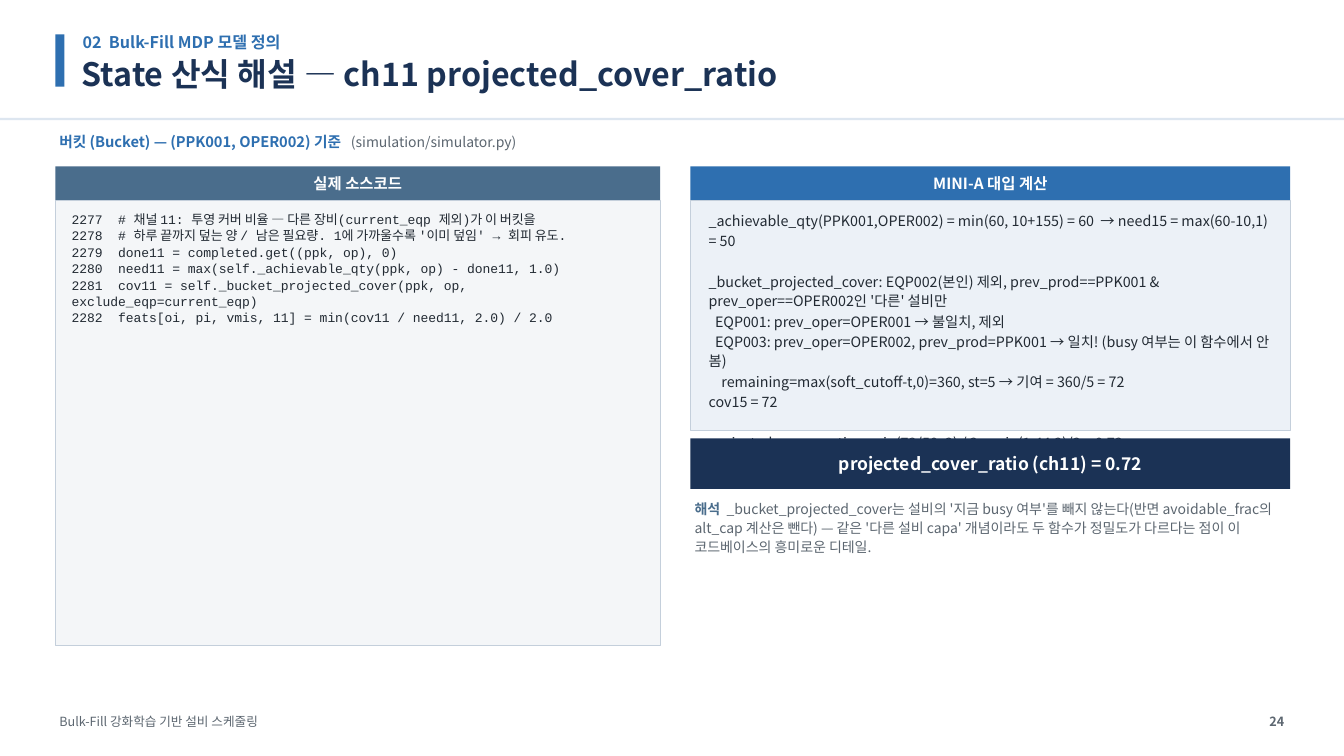
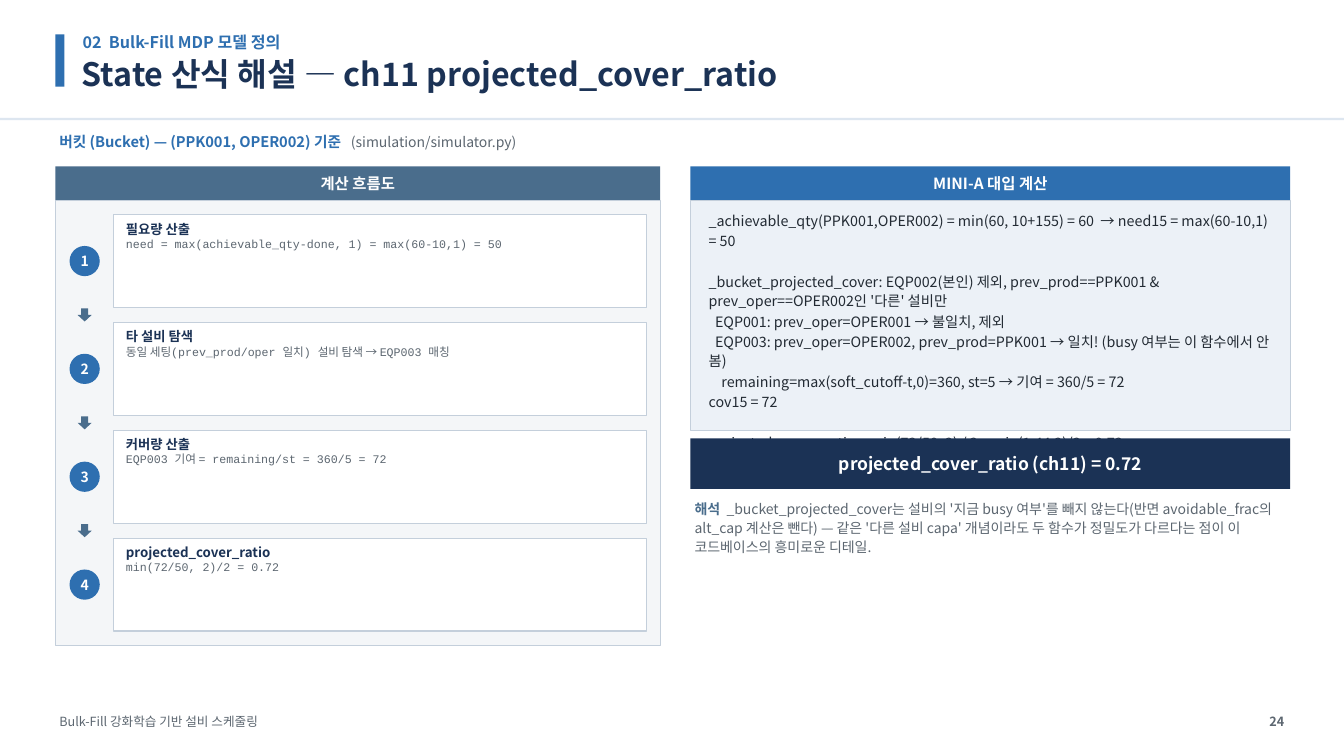
Before and after one commit to relighting123/pjt_scheduling, a slide deck: slide 24 of docs/스케줄링_발표자료.pptx. Drawn at 1344x756 pixels with LibreOffice and Linux fonts; fonts in the diff are those of the drawing. Boxes give left, top, right and bottom in pixels: in the first picture for what was removed or moved away, otherwise in the second. Text is boxed around its words. In the diff, an @@ line names an element or a change of style, - is before the commit and + after.

```diff
--- a/docs/스케줄링_발표자료.pptx
+++ b/docs/스케줄링_발표자료.pptx
@@ text at (321,176,395,191): text changed @@
-실제 소스코드
+계산 흐름도
@@ text removed at (72,213,567,325) @@
-2277 # 채널 11: 투영 커버 비율 — 다른 장비(current_eqp 제외)가 이 버킷을
-2278 # 하루 끝까지 덮는 양 / 남은 필요량. 1에 가까울수록 '이미 덮임' → 회피 유도.
-2279 done11 = completed.get((ppk, op), 0)
-2280 need11 = max(self._achievable_qty(ppk, op) - done11, 1.0)
-2281 cov11 = self._bucket_projected_cover(ppk, op, exclude_eqp=current_eqp)
-2282 feats[oi, pi, vmis, 11] = min(cov11 / need11, 2.0) / 2.0
@@ rectangle added at (114,215,646,308), fill #FFFFFF, outline #C4CFDB 0.75 pt @@
@@ text added at (126,223,502,251), 8.3 pt, text #5C6670 @@
+필요량 산출
+need = max(achievable_qty-done, 1) = max(60-10,1) = 50
@@ ellipse added at (70,246,100,276), fill #2E6FB0 @@
@@ text added at (81,255,89,266), 10 pt, text #FFFFFF, bold @@
+1
@@ down arrow added at (78,309,92,322), fill #4A6D8C @@
@@ rectangle added at (114,323,646,415), fill #FFFFFF, outline #C4CFDB 0.75 pt @@
@@ ellipse added at (70,354,100,384), fill #2E6FB0 @@
@@ text added at (126,330,449,359), 8.3 pt, text #5C6670 @@
+타 설비 탐색
+동일 세팅(prev_prod/oper 일치) 설비 탐색 → EQP003 매칭
@@ text added at (81,363,89,374), 10 pt, text #FFFFFF, bold @@
+2
@@ down arrow added at (78,416,92,430), fill #4A6D8C @@
@@ rectangle added at (114,431,646,523), fill #FFFFFF, outline #C4CFDB 0.75 pt @@
@@ text added at (126,438,387,466), 8.3 pt, text #5C6670 @@
+커버량 산출
+EQP003 기여 = remaining/st = 360/5 = 72
@@ ellipse added at (70,462,100,492), fill #2E6FB0 @@
@@ text added at (81,471,89,482), 10 pt, text #FFFFFF, bold @@
+3
@@ down arrow added at (78,524,92,537), fill #4A6D8C @@
@@ rectangle added at (114,538,646,631), fill #FFFFFF, outline #C4CFDB 0.75 pt @@
@@ text added at (126,546,279,574), 9.5 pt, text #1B3255, bold @@
+projected_cover_ratio
+min(72/50, 2)/2 = 0.72
@@ ellipse added at (70,570,100,600), fill #2E6FB0 @@
@@ text added at (81,579,89,590), 10 pt, text #FFFFFF, bold @@
+4
```
Also in this commit, not shown: 14 other slides changed.
